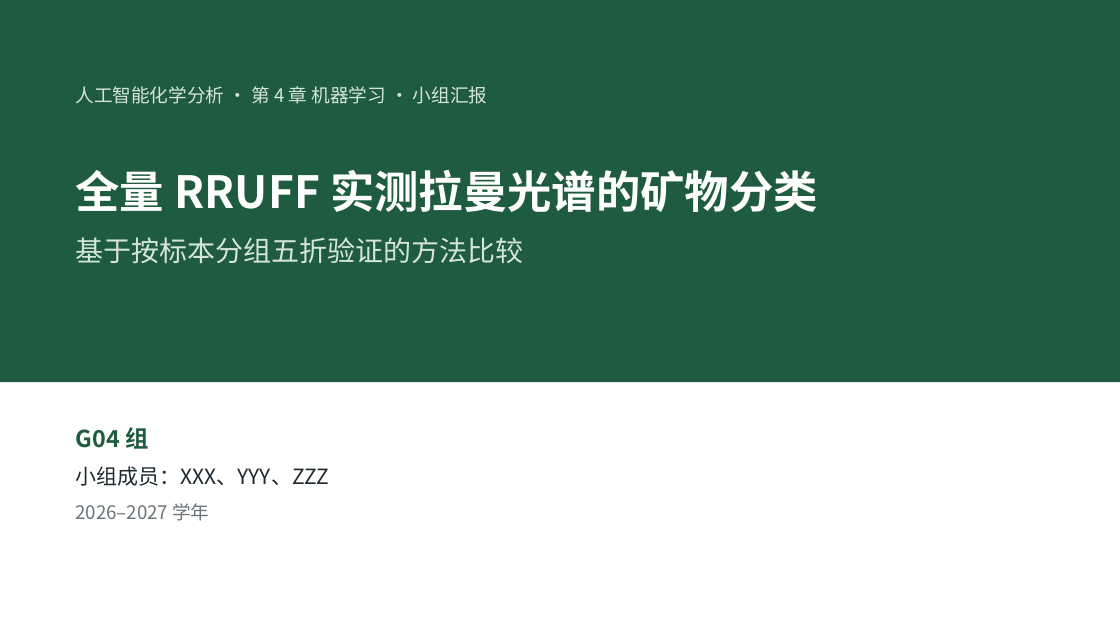
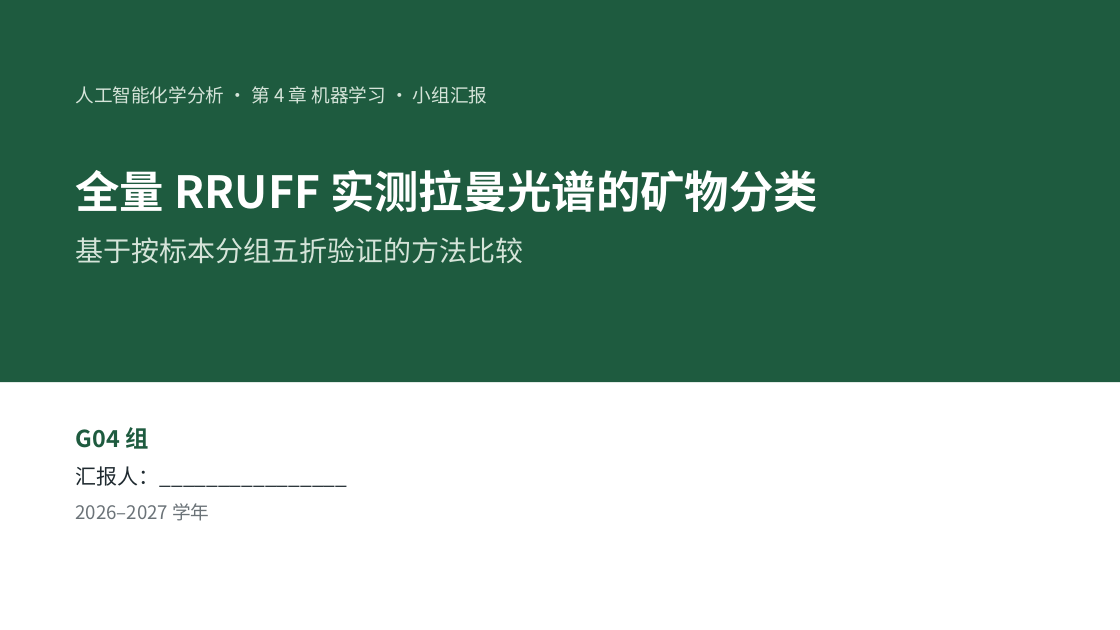
Before and after one commit to hachimi-rabbit/intelligent-analytical-chemistry, a slide deck: slide 1 of resources/annual/2026-2027/student-reports/ch04/G04-Raman-Full-Report-new.pptx. Drawn at 1120x630 pixels with LibreOffice and Linux fonts; fonts in the diff are those of the drawing. Boxes give left, top, right and bottom in pixels: in the first picture for what was removed or moved away, otherwise in the second. Text is boxed around its words. In the diff, an @@ line names an element or a change of style, - is before the commit and + after.

```diff
--- a/resources/annual/2026-2027/student-reports/ch04/G04-Raman-Full-Report-new.pptx
+++ b/resources/annual/2026-2027/student-reports/ch04/G04-Raman-Full-Report-new.pptx
@@ text at box(76, 466, 348, 487): text changed @@
-小组成员：XXX、YYY、ZZZ
+汇报人：________________
```
Also in this commit, not shown: 8 other slides changed, 18 other files.
